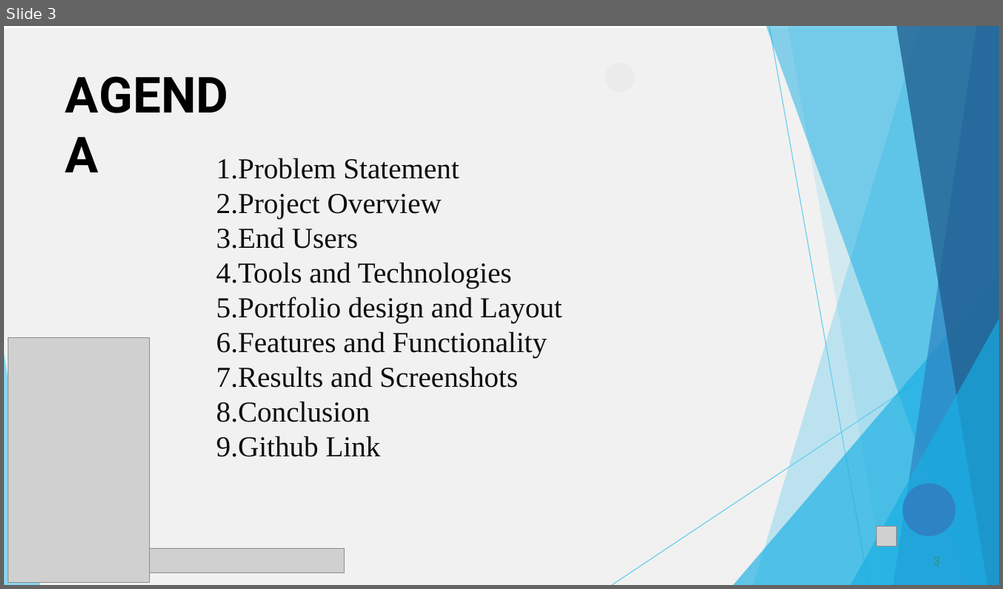
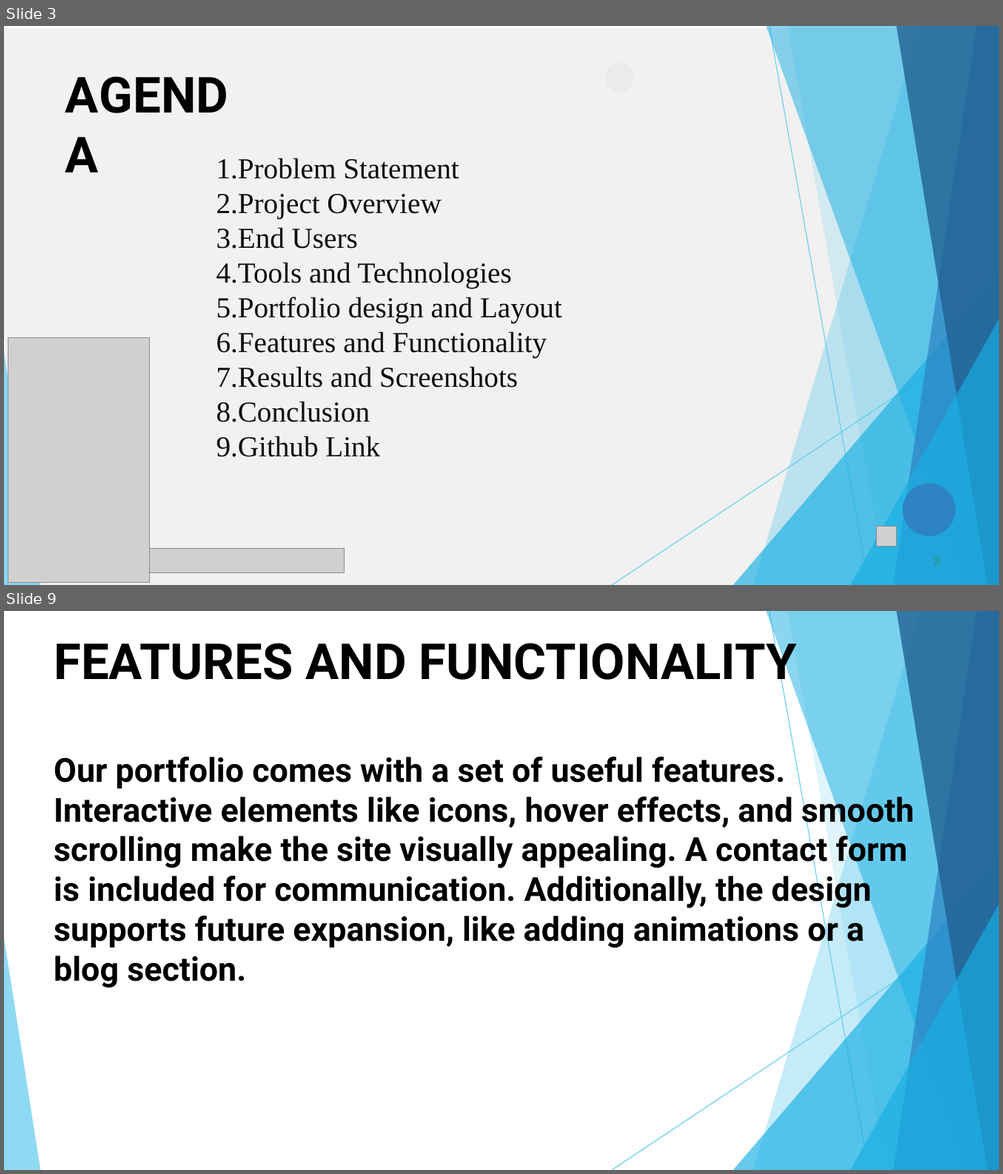
Before and after one commit to kathir13102005/Kathir, a slide deck: PPT FWD TNSDC 2025.pptx. Shown one above the other, each under a label of ours: slide 3 before the commit, slides 3 and 9 after it; the slides between them are not shown. The pictures are 1003x589 and 1003x1174 pixels, drawn with LibreOffice and Linux fonts; fonts in the diff are those of the drawing; grey boxes stand for pictures. Boxes give left, top, right and bottom in pixels: in the first picture for what was removed or moved away, otherwise in the second. Text is boxed around its words. In the diff, an @@ line names an element or a change of style, - is before the commit and + after.

```diff
--- a/PPT FWD TNSDC 2025.pptx
+++ b/PPT FWD TNSDC 2025.pptx
@@ slide 9 added at [4,611,999,1170], background #FFFFFF @@
@@ freeform shape added at [753,611,999,1170], fill #5FCAEE at 36% opacity @@
@@ freeform shape added at [765,611,999,1170], fill #17AFE3 at 50% opacity @@
@@ freeform shape added at [769,612,869,1170], outline #5FCAEE 0.75 pt @@
@@ freeform shape added at [788,611,999,1170], fill #5FCAEE at 20% opacity @@
@@ freeform shape added at [893,611,999,1170], fill #2D83C3 at 70% opacity @@
@@ freeform shape added at [896,611,999,1170], fill #226192 at 80% opacity @@
@@ title added at [54,633,914,988], 32 pt, text #000000, bold @@
+FEATURES AND FUNCTIONALITY
+Our portfolio comes with a set of useful features. Interactive elements like icons, hover effects, and smooth scrolling make the site visually appealing. A contact form is included for communication. Additionally, the design supports future expansion, like adding animations or a blog section.
@@ freeform shape added at [733,860,999,1170], fill #17AFE3 at 66% opacity @@
@@ freeform shape added at [612,912,999,1170], outline #5FCAEE 0.75 pt @@
@@ freeform shape added at [850,904,999,1170], fill #17AFE3 at 66% opacity @@
@@ freeform shape added at [4,939,40,1170], fill #5FCAEE at 70% opacity @@
```
Also in this commit, not shown: 8 other slides changed, 1 other slide added, 2 slides removed.
